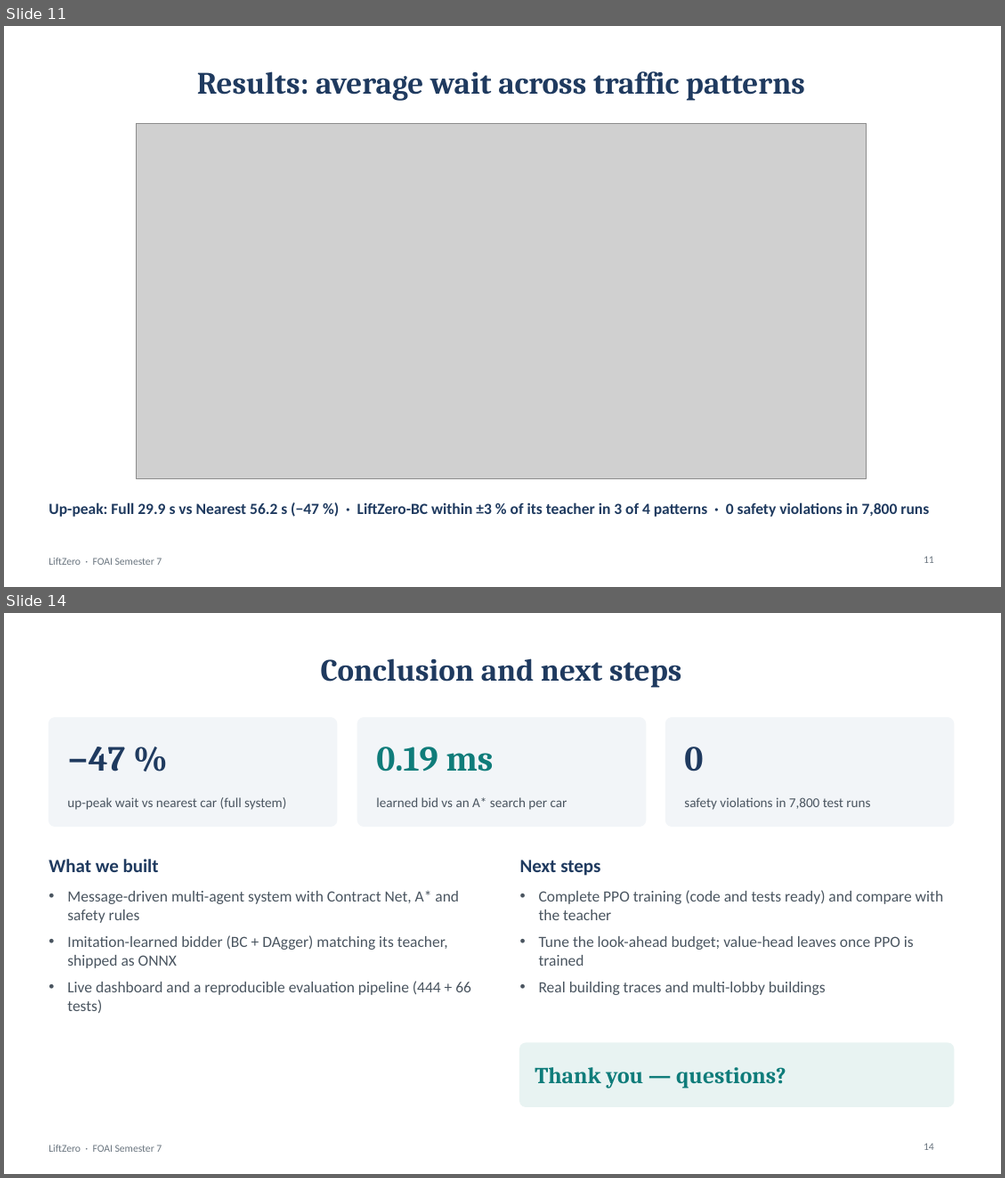
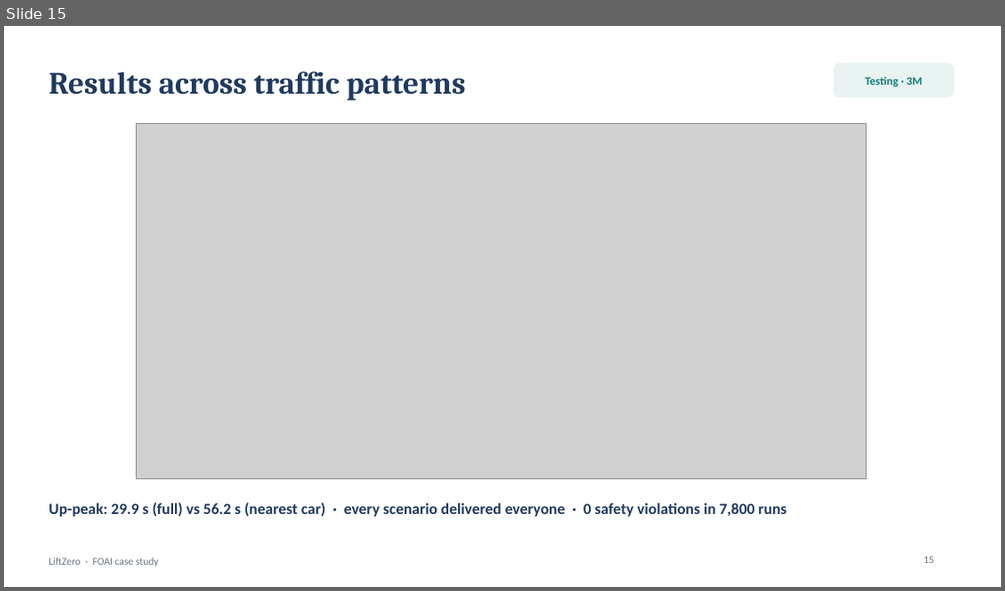
Before and after one commit to Adhikkesh/Multi-Agent-Smart-Elevator-Fleet-Coordinator, a slide deck: docs/LiftZero_Viva_Deck.pptx. Shown one above the other, each under a label of ours: slides 11 and 14 before the commit, slide 15 after it; the slides between them are not shown. The pictures are 1005x1178 and 1005x591 pixels, drawn with LibreOffice and Linux fonts; fonts in the diff are those of the drawing; grey boxes stand for pictures. Boxes give left, top, right and bottom in pixels: in the first picture for what was removed or moved away, otherwise in the second. Text is boxed around its words. In the diff, an @@ line names an element or a change of style, - is before the commit and + after.

```diff
--- a/docs/LiftZero_Viva_Deck.pptx
+++ b/docs/LiftZero_Viva_Deck.pptx
@@ slide 14 removed at (x1=4, y1=613, x2=1001, y2=1174), background #FFFFFF; not listed: 1 template element that a slide beside it also shows @@
@@ title removed at (x1=321, y1=658, x2=681, y2=688) @@
-Conclusion and next steps
@@ rounded rectangle removed at (x1=48, y1=718, x2=337, y2=826) @@
@@ rounded rectangle removed at (x1=357, y1=718, x2=646, y2=826) @@
@@ rounded rectangle removed at (x1=666, y1=718, x2=954, y2=826) @@
@@ text removed at (x1=67, y1=747, x2=125, y2=771) @@
-−47 %
@@ text removed at (x1=376, y1=747, x2=494, y2=771) @@
-0.19 ms
@@ text removed at (x1=684, y1=747, x2=703, y2=771) @@
-0
@@ text removed at (x1=67, y1=797, x2=286, y2=810) @@
-up-peak wait vs nearest car (full system)
@@ text removed at (x1=376, y1=797, x2=567, y2=810) @@
-learned bid vs an A* search per car
@@ text removed at (x1=684, y1=797, x2=870, y2=810) @@
-safety violations in 7,800 test runs
@@ text removed at (x1=48, y1=859, x2=159, y2=872) @@
-What we built
@@ text removed at (x1=520, y1=860, x2=600, y2=876) @@
-Next steps
@@ text removed at (x1=67, y1=891, x2=471, y2=1013) @@
-• Message-driven multi-agent system with Contract Net, A* and safety rules
-• Imitation-learned bidder (BC + DAgger) matching its teacher, shipped as ONNX
-• Live dashboard and a reproducible evaluation pipeline (444 + 66 tests)
@@ text removed at (x1=539, y1=890, x2=944, y2=995) @@
-• Complete PPO training (code and tests ready) and compare with the teacher
-• Tune the look-ahead budget; value-head leaves once PPO is trained
-• Real building traces and multi-lobby buildings
@@ rounded rectangle removed at (x1=520, y1=1043, x2=954, y2=1107) @@
@@ text removed at (x1=534, y1=1067, x2=786, y2=1088) @@
-Thank you — questions?
@@ page number removed at (x1=923, y1=1143, x2=934, y2=1150) @@
-14
@@ what was slide 11 is now slide 15 @@
@@ slide 15 changed as well @@
@@ title at (x1=48, y1=71, x2=466, y2=101): text changed @@
-Results: average wait across traffic patterns
+Results across traffic patterns
@@ rounded rectangle added at (x1=834, y1=63, x2=954, y2=97), fill #E8F3F2, outline #E8F3F2 1 pt @@
@@ text added at (x1=865, y1=77, x2=922, y2=87), 11 pt, text #0F7C7A, bold @@
+Testing · 3M
@@ text at (x1=48, y1=502, x2=786, y2=516): text changed @@
-Up-peak: Full 29.9 s vs Nearest 56.2 s (−47 %) · LiftZero-BC within ±3 % of its teacher in 3 of 4 patterns · 0 safety violations in 7,800 runs
+Up-peak: 29.9 s (full) vs 56.2 s (nearest car) · every scenario delivered everyone · 0 safety violations in 7,800 runs
@@ text at (x1=48, y1=557, x2=159, y2=566): text changed @@
-LiftZero · FOAI Semester 7
+LiftZero · FOAI case study
@@ page number at (x1=923, y1=556, x2=934, y2=563): text changed @@
-11
+15
```
Also in this commit, not shown: 2 other slides changed, 15 slides added, 10 other slides removed, 14 other files.
